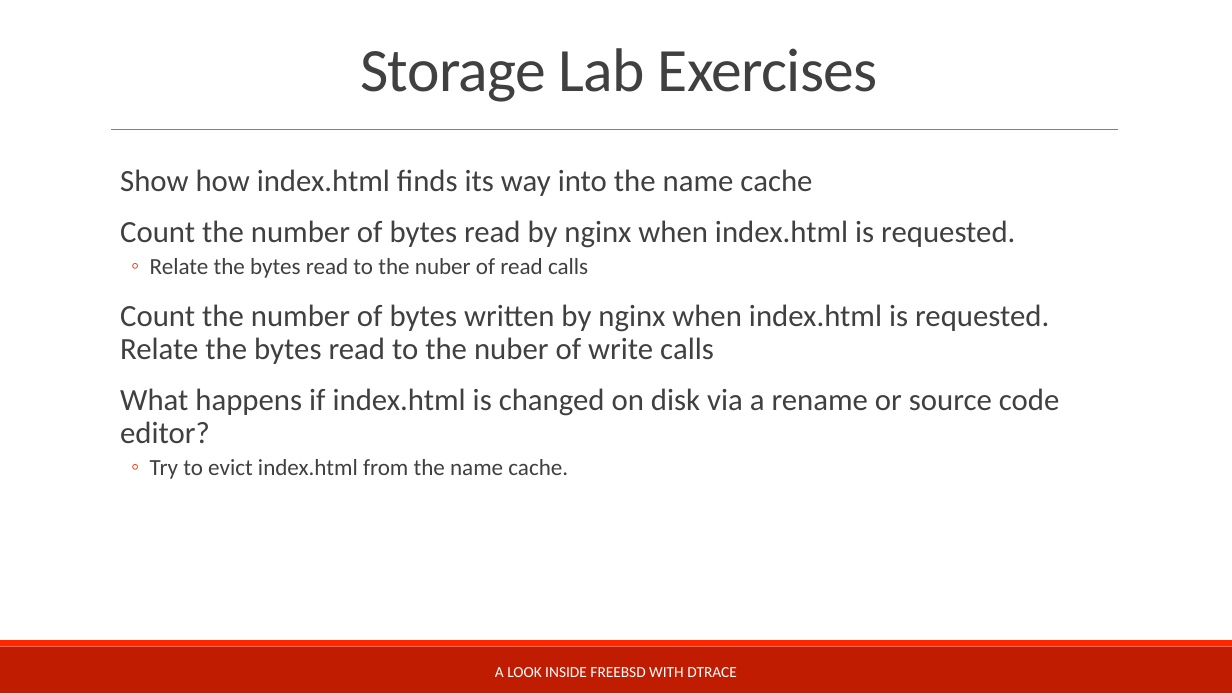
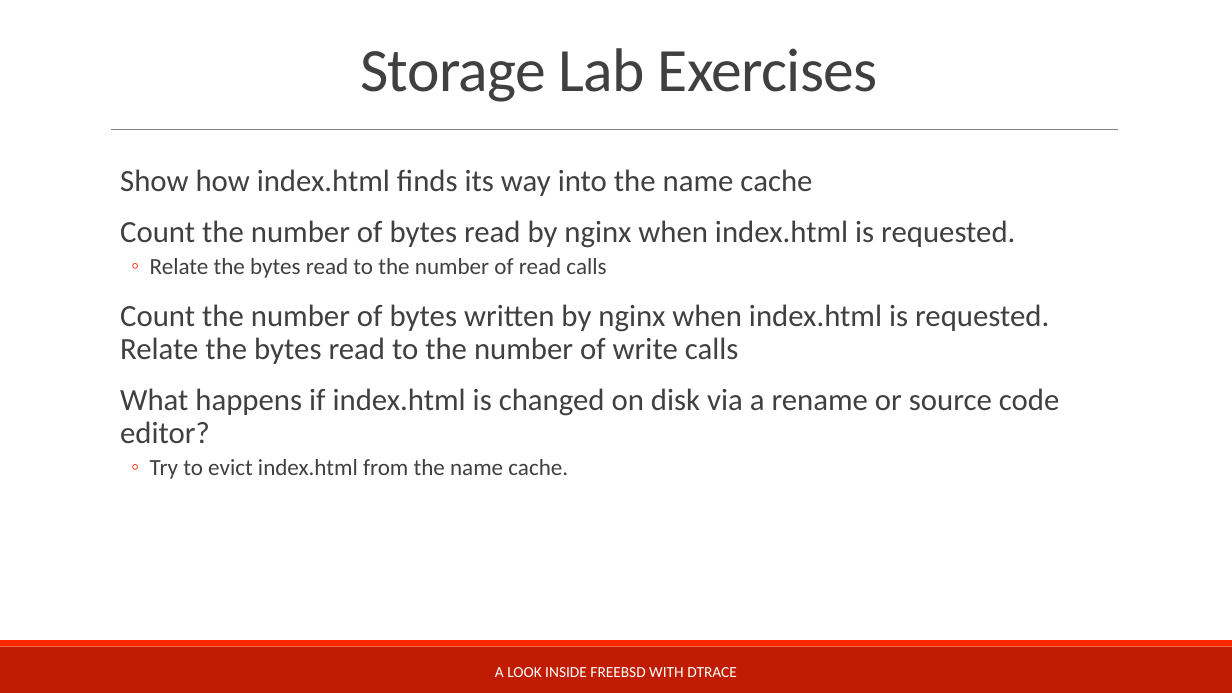
Before and after one commit to teachbsd/course, a slide deck: slide 3 of undergraduate/labs/storage.pptx. Drawn at 1232x693 pixels with LibreOffice and Linux fonts; fonts in the diff are those of the drawing; background and template pictures are left out. Boxes give left, top, right and bottom in pixels: in the first picture for what was removed or moved away, otherwise in the second. Text is boxed around its words. In the diff, an @@ line names an element or a change of style, - is before the commit and + after.

```diff
--- a/undergraduate/labs/storage.pptx
+++ b/undergraduate/labs/storage.pptx
@@ text at [120,258,1049,364]: text changed @@
-  ◦ Relate the bytes read to the nuber of read calls
-  Count the number of bytes written by nginx when index.html is requested. Relate the bytes read to the nuber of write calls
+  ◦ Relate the bytes read to the number of read calls
+  Count the number of bytes written by nginx when index.html is requested. Relate the bytes read to the number of write calls
```
Also in this commit, not shown: 4 other files.
